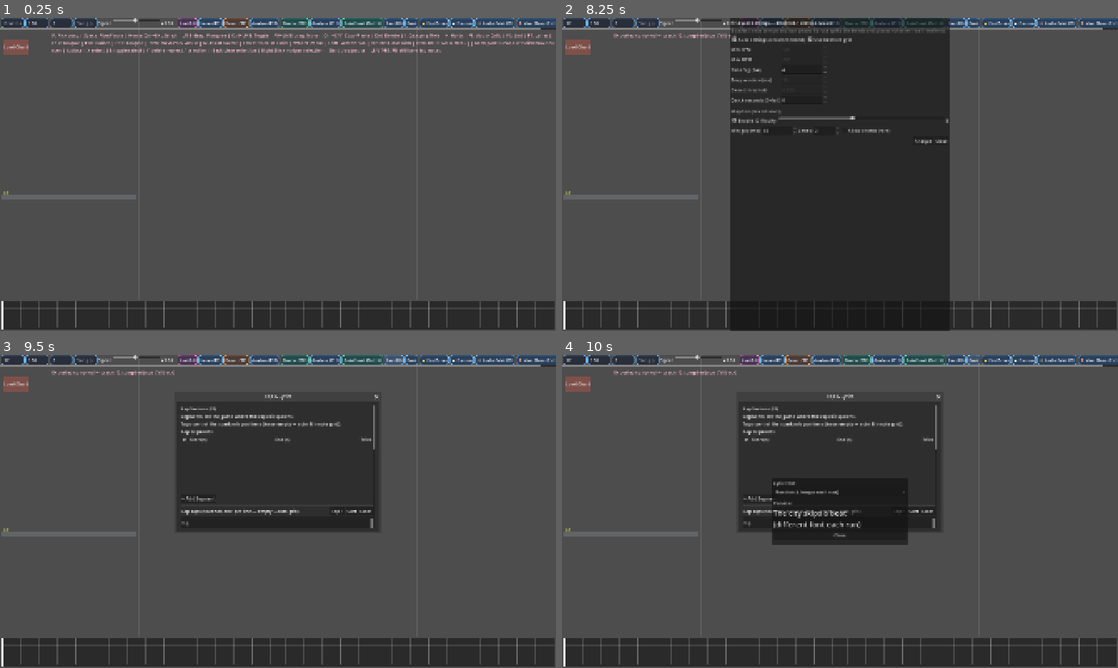
Above: before the commit, frames 1-4 (two rows, left to right).
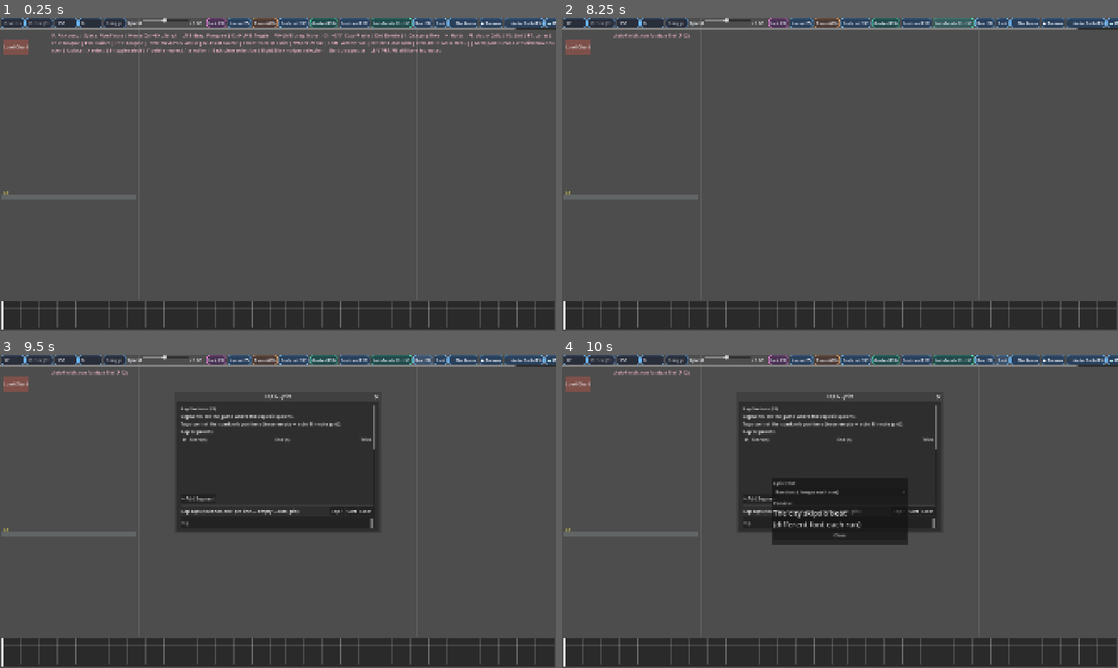
Above: after the commit, the same moments.

Repository: Melody-Visscher-Music/Echoes-In-My-Blood
Game: Godot game, scene res://tools/ManualMapper.tscn
Two runs of this game, one before a commit and one after it. Both use one fixed random seed, a clock stepped at 60 frames per second and the inputs below. This scene is started directly instead of the project's main scene.
Inputs (mouse positions are in pixels of both pictures, inside the frame that each line leads up to):
- Up to frame 1 (0.25 s): no input
- Up to frame 2 (8.25 s): click (573, 24) at 0.52 s; type "12" at 0.6 s; click "Load Chart" at 1.25 s; click "Lint (F6)" at 2 s; click "Lanes (F7)" at 2.75 s; click (812, 146) at 3.52 s; type "12" at 3.6 s; click (812, 165) at 3.75 s; type "12" at 3.83 s; click (812, 187) at 3.98 s; type "12" at 4.07 s; click (812, 205) at 4.27 s; type "12" at 4.35 s; click "Export (F9)" at 5 s; click "Analyze (F12)" at 5.75 s; click "Guides (F10)" at 6.5 s; click "Analysis (F11)" at 7.25 s; click "AutoFinish (Ctrl+U)" at 8 s
- Up to frame 3 (9.5 s): click "Rap (F8)" at 8.75 s
- Up to frame 4 (10 s): click "Font" at 9.5 s

The runs differ from the first frame. In frame 1, 1.6% of the frame differs, in the area x 5-100%, y 0-4%; in frame 2, 36%, in the area x 5-100%, y 0-100%; in frame 3, 1.8%; in frame 4, 1.8%.

Commit message:
Add song play-order support
Introduce a song_order field and UI to author play order for beatmaps. ManualMapper: add an Order LineEdit to the top bar, parsing/formatting helpers, conflict detection/warnings, and persist song_order in chart JSON (load/save). SongSelect: collect beatmaps into a pending list, read song_order, and sort so numbered songs appear first in specified order while unnumbered songs sort alphabetically at the end. Provides user feedback for duplicate orders and preserves prior behavior when order is unset.

Diff:
--- a/scripts/SongSelect.gd
+++ b/scripts/SongSelect.gd
@@ -263,6 +263,8 @@
 		_info.text = "FOLDER NOT FOUND: res://data/beatmaps"
 		return
 
+	var pending: Array[Dictionary] = []
+
 	dir.list_dir_begin()
 	var entry_name: String = dir.get_next()
 	while entry_name != "":
@@ -278,6 +280,7 @@
 			var title: String = key.replace("_", " ")
 			var song_path: String = ""
 
+			var order: int = 0
 			var f: FileAccess = FileAccess.open(json_path, FileAccess.READ)
 			if f != null:
 				var txt: String = f.get_as_text()
@@ -285,30 +288,50 @@
 				var parsed: Variant = JSON.parse_string(txt)
 				if parsed is Dictionary:
 					song_path = String((parsed as Dictionary).get("song_path", ""))
-
-			beatmaps.append({"key": key, "title": title, "song_path": song_path})
-
-			var card := _make_card(title, key)
-			_list_box.add_child(card)
-			# Cards are clickable as well as keyboard-navigable; PlatePanel
-			# ignores the mouse by default so this has to be re-enabled.
-			card.mouse_filter = Control.MOUSE_FILTER_STOP
-			var idx: int = _cards.size()
-			# Hovering moves the selection so the mouse and the keyboard agree on
-			# what "selected" means — otherwise the lit card and the card you are
-			# about to click could be two different songs.
-			card.mouse_entered.connect(func() -> void: _select(idx))
-			card.gui_input.connect(func(ev: InputEvent) -> void:
-				var mb := ev as InputEventMouseButton
-				if mb != null and mb.pressed and mb.button_index == MOUSE_BUTTON_LEFT:
-					if idx == _sel_idx:
-						_start_selected()
-					else:
-						_select(idx))
-			_cards.append(card)
+					order = int((parsed as Dictionary).get("song_order", 0))
+
+			pending.append({"key": key, "title": title, "song_path": song_path,
+				"song_order": order})
 
 		entry_name = dir.get_next()
 	dir.list_dir_end()
+
+	# Sort before building anything: numbered songs first in their given order,
+	# then anything unnumbered, alphabetically. Cards used to be built inside
+	# the scan loop, so the running order was whatever the directory happened to
+	# return -- effectively alphabetical, with no way to author a play order.
+	pending.sort_custom(func(a: Dictionary, b: Dictionary) -> bool:
+		var oa: int = int(a.get("song_order", 0))
+		var ob: int = int(b.get("song_order", 0))
+		var ka: int = oa if oa > 0 else 0x7FFFFFFF
+		var kb: int = ob if ob > 0 else 0x7FFFFFFF
+		if ka != kb:
+			return ka < kb
+		return String(a.get("title", "")).naturalnocasecmp_to(String(b.get("title", ""))) < 0)
+
+	for entry in pending:
+		var key: String = String(entry.get("key", ""))
+		var title: String = String(entry.get("title", ""))
+		beatmaps.append(entry)
+
+		var card := _make_card(title, key)
+		_list_box.add_child(card)
+		# Cards are clickable as well as keyboard-navigable; PlatePanel
+		# ignores the mouse by default so this has to be re-enabled.
+		card.mouse_filter = Control.MOUSE_FILTER_STOP
+		var idx: int = _cards.size()
+		# Hovering moves the selection so the mouse and the keyboard agree on
+		# what "selected" means — otherwise the lit card and the card you are
+		# about to click could be two different songs.
+		card.mouse_entered.connect(func() -> void: _select(idx))
+		card.gui_input.connect(func(ev: InputEvent) -> void:
+			var mb := ev as InputEventMouseButton
+			if mb != null and mb.pressed and mb.button_index == MOUSE_BUTTON_LEFT:
+				if idx == _sel_idx:
+					_start_selected()
+				else:
+					_select(idx))
+		_cards.append(card)
 
 	if _cards.is_empty():
 		_info.text = "NO BEATMAPS FOUND IN res://data/beatmaps"
--- a/tools/ManualMapper.gd
+++ b/tools/ManualMapper.gd
@@ -242,6 +242,10 @@
 ## Set while loading a chart whose song_path no longer resolves; appended to the
 ## load message so the warning is not buried by it.
 var _chart_song_warning: String = ""
+
+## Play order in Song Select. 0 = unset, which sorts after every numbered song.
+var song_order: int = 0
+var order_edit: LineEdit = null
 
 # --- Refine mode (AutoFinish with "clear" unchecked on an existing chart) ---
 # The existing chart is treated as the style oracle: it decides which windows
@@ -632,6 +636,29 @@
 		if not load_btn.pressed.is_connected(cb):
 			load_btn.pressed.connect(cb)
 
+## Adds the play-order box to the top bar. Built in code rather than in the
+## scene so the .tscn stays untouched.
+func _ensure_order_edit() -> void:
+	if order_edit != null or top_bar == null or key_edit == null:
+		return
+	order_edit = LineEdit.new()
+	order_edit.placeholder_text = "Order (01)"
+	order_edit.tooltip_text = "Play order in Song Select. 01, 02, 03... Blank means unordered, which sorts to the end."
+	order_edit.alignment = HORIZONTAL_ALIGNMENT_CENTER
+	order_edit.custom_minimum_size = Vector2(96, 0)
+	order_edit.size_flags_horizontal = Control.SIZE_SHRINK_CENTER
+	order_edit.text = _format_song_order(song_order)
+	top_bar.add_child(order_edit)
+	top_bar.move_child(order_edit, key_edit.get_index() + 1)
+
+	# Warn as soon as the box is left, not only when the chart is saved.
+	order_edit.focus_exited.connect(func() -> void:
+		order_edit.text = _format_song_order(_parse_song_order(order_edit.text))
+		_check_song_order_conflict())
+	order_edit.text_submitted.connect(func(_t: String) -> void:
+		order_edit.text = _format_song_order(_parse_song_order(order_edit.text))
+		_check_song_order_conflict())
+
 func _ensure_topbar_bg_panel() -> void:
 	if top_bar == null:
 		return
@@ -745,6 +772,7 @@
 		_style_top_tree(c)
 
 func _apply_happy_top_ui() -> void:
+	_ensure_order_edit()
 	_ensure_topbar_bg_panel()
 	_style_top_tree(top_bar)
 
@@ -5128,6 +5156,71 @@
 				out.append((item as Dictionary).duplicate(true))
 	return out
 
+# ============================================================
+# Song order (play order in Song Select)
+# ============================================================
+
+## Parses whatever the user typed into the order box. Accepts "01", "1", " 3 ";
+## anything else means "no order set", which sorts to the end.
+func _parse_song_order(s: String) -> int:
+	var t: String = s.strip_edges()
+	if t == "":
+		return 0
+	if not t.is_valid_int():
+		return 0
+	return maxi(0, t.to_int())
+
+func _format_song_order(n: int) -> String:
+	return "" if n <= 0 else "%02d" % n
+
+## Other charts already using this number. Duplicates are allowed (order is a
+## hint, not a key) but they make the Song Select order ambiguous, so the user
+## is told rather than silently getting an arbitrary tie-break.
+func _song_order_conflicts(order: int, exclude_key: String) -> Array[String]:
+	var out: Array[String] = []
+	if order <= 0:
+		return out
+	var dir: DirAccess = DirAccess.open("res://data/beatmaps")
+	if dir == null:
+		return out
+	dir.list_dir_begin()
+	while true:
+		var fn: String = dir.get_next()
+		if fn == "":
+			break
+		if dir.current_is_dir() or not fn.to_lower().ends_with(".json"):
+			continue
+		var k: String = fn.substr(0, fn.length() - 5)
+		if k == exclude_key:
+			continue
+		var f: FileAccess = FileAccess.open("res://data/beatmaps/%s" % fn, FileAccess.READ)
+		if f == null:
+			continue
+		var parsed: Variant = JSON.parse_string(f.get_as_text())
+		f.close()
+		if parsed is not Dictionary:
+			continue
+		if int((parsed as Dictionary).get("song_order", 0)) == order:
+			out.append(k)
+	dir.list_dir_end()
+	out.sort()
+	return out
+
+## Warns in the info line if this chart's number is already spoken for.
+## Returns true when there is a clash.
+func _check_song_order_conflict(quiet_when_clear: bool = true) -> bool:
+	var order: int = _parse_song_order(order_edit.text) if order_edit != null else 0
+	if order <= 0:
+		return false
+	var clash: Array[String] = _song_order_conflicts(order, beatmap_key)
+	if clash.is_empty():
+		if not quiet_when_clear:
+			info.text = "Song order %s is free." % _format_song_order(order)
+		return false
+	info.text = "⚠ Song order %s is already used by: %s" % [
+		_format_song_order(order), ", ".join(clash)]
+	return true
+
 func _save_chart() -> void:
 	if beatmap_key == "":
 		if path_edit.text.strip_edges() != "":
@@ -5139,6 +5232,9 @@
 
 	bpm = float(bpm_edit.text)
 	offset_ms = int(offset_edit.text)
+	if order_edit != null:
+		song_order = _parse_song_order(order_edit.text)
+		order_edit.text = _format_song_order(song_order)
 	var song_path: String = _normalize_song_path(path_edit.text)
 	if song_path == "":
 		info.text = "No song path set."
@@ -5147,6 +5243,7 @@
 	_ensure_event_ids_and_fields()
 
 	var bm: Dictionary = {
+		"song_order": song_order,
 		"song_path": song_path,
 		"bpm": roundi(bpm),
 		"offset_ms": offset_ms,
@@ -5350,6 +5447,9 @@
 	bpm_edit.text = str(bpm_v)
 	var off_v: Variant = d.get("offset_ms", 0)
 	offset_edit.text = str(off_v)
+	song_order = int(_json_num(d.get("song_order", null), 0.0))
+	if order_edit != null:
+		order_edit.text = _format_song_order(song_order)
 	# Adopt the chart's song path only if that file still exists. A renamed or
 	# removed song leaves a dead path in the chart, and blindly taking it
 	# replaced a song the user had just loaded by hand with one that is gone --
@@ -5454,6 +5554,10 @@
 	_try_autoload_analysis()
 
 	info.text = "Loaded %d events from %s" % [events.size(), rel]
+	if song_order > 0 and not _song_order_conflicts(song_order, beatmap_key).is_empty():
+		_chart_song_warning = "song order %s is shared with %s" % [
+			_format_song_order(song_order),
+			", ".join(_song_order_conflicts(song_order, beatmap_key))]
 	if _chart_song_warning != "":
 		info.text += "  ⚠ " + _chart_song_warning
 		_chart_song_warning = ""
